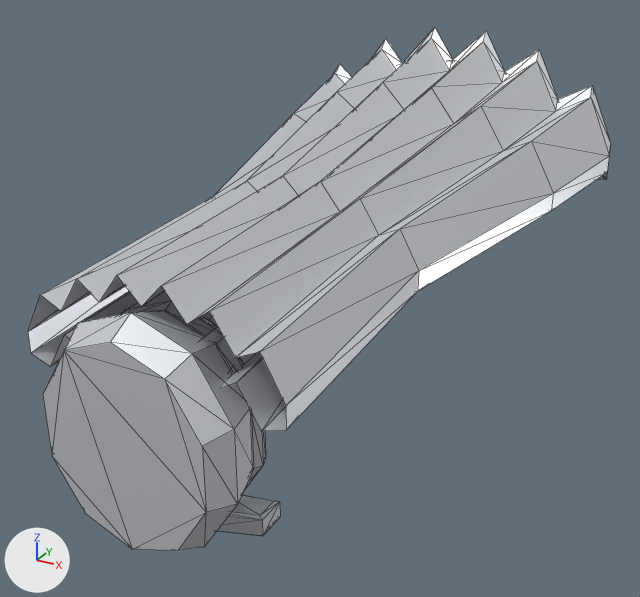
The glTF model client/public/models/armour/cape_cloak.glb, before and after one commit.
Before and after are seen from a 50 mm camera at (1.015, -3.218, 0.97) aimed at (-0.005, -1.363, 0.043). The lights are fixed; the arrows at lower left show +X, +Y and +Z. The first picture is the older version. Mesh edges are drawn as thin lines. Vertices at exactly the same position are counted once.

Before the edit, the objects in view are built like this:
```python
me_cape0_001 = bpy.data.meshes.new('Cape0.001')
me_cape0_001.from_pydata(...)  # 52 vertices, 52 faces; spans x -0.31..0.31, y -2.06..-1.463, z 0.103..0.39
me_cape0_001.materials.append(mat_lightsteel)
me_cape1_001 = bpy.data.meshes.new('Cape1.001')
me_cape1_001.from_pydata(...)  # 52 vertices, 52 faces; spans x -0.447..0.447, y -1.463..-0.863, z 0.148..0.514
me_cape1_001.materials.append(mat_lightsteel)
me_cape2_001 = bpy.data.meshes.new('Cape2.001')
me_cape2_001.from_pydata(...)  # 78 vertices, 128 faces; spans x -0.52..0.52, y -0.863..-0.453, z 0.184..0.623
me_cape2_001.materials.append(mat_lightsteel)
me_torso_001 = bpy.data.meshes.new('Torso.001')
me_torso_001.from_pydata(...)  # 105 vertices, 174 faces; spans x -0.219..0.219, y -2.15..-1.91, z -0.28..0.294
# faces by material slot: [56, 96, 22]
me_torso_001.materials.append(mat_lightsteel)
me_torso_001.materials.append(mat_steel)
me_torso_001.materials.append(mat_gold)
ob_cape0 = bpy.data.objects.new('Cape0', me_cape0_001)
ob_cape0.location = (0.0, 0.0, 0.0)
ob_cape1 = bpy.data.objects.new('Cape1', me_cape1_001)
ob_cape1.location = (0.0, 0.0, 0.0)
ob_cape2 = bpy.data.objects.new('Cape2', me_cape2_001)
ob_cape2.location = (0.0, 0.0, 0.0)
ob_torso = bpy.data.objects.new('Torso', me_torso_001)
ob_torso.location = (0.0, 0.0, 0.0)
```
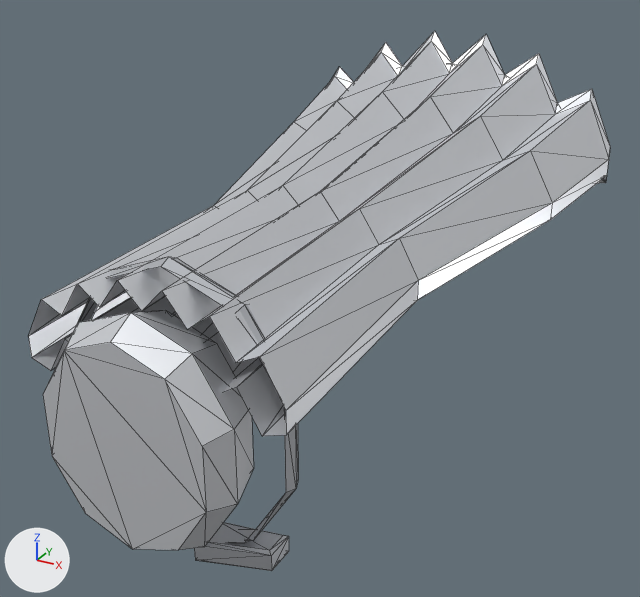
Pixel boxes [x1, y1, x2, y2] of what changed, in the pictures (640 x 597 px; the box of a moved part takes in the faces that stretch with it):
'Cape0', reshaped: before [28, 176, 419, 431]; after [28, 185, 418, 436]
'Torso', reshaped (8% wider, 26% taller): before [43, 301, 280, 550]; after [43, 257, 298, 571]
'Cape1', moved: before [213, 83, 553, 291]; after [214, 92, 552, 300]
'Cape2', reshaped: before [294, 28, 611, 211]; after [294, 31, 610, 220]
part 3 of me_cape2_001, moved or reshaped: before [294, 39, 609, 211]; after [294, 42, 609, 220]
part 4 of me_cape2_001, moved or reshaped: before [331, 28, 611, 180]; after [331, 31, 610, 183]
part 5 of me_torso_001, moved or reshaped: before [217, 495, 280, 536]; after [194, 522, 289, 571]
part 6 of me_torso_001, moved or reshaped: before [124, 301, 266, 490]; after [78, 257, 298, 543]

The change, as a list of edits to the scene's bpy script:
```text
Change me_cape0_001:
    used by ob_cape0; location = (0.0, 0.0, 0.0)
    remove me_cape0_001.from_pydata(...)  # 52 vertices, 52 faces; spans x -0.31..0.31, y -2.06..-1.463, z 0.103..0.39
    add me_cape0_001.from_pydata(...)  # 52 vertices, 52 faces; spans x -0.31..0.31, y -2.06..-1.463, z 0.093..0.367
    me_cape0_001 part 1: the whole mesh is multiplied about its middle by the matrix ((1.0, 0.0, 0.0), (0.0, 1.0, 0.0), (0.0, -0.022, 1.0)), then moved by (0.0, 0.0, -0.017)
Change me_cape1_001:
    used by ob_cape1; location = (0.0, 0.0, 0.0)
    remove me_cape1_001.from_pydata(...)  # 52 vertices, 52 faces; spans x -0.447..0.447, y -1.463..-0.863, z 0.148..0.514
    add me_cape1_001.from_pydata(...)  # 52 vertices, 52 faces; spans x -0.447..0.447, y -1.463..-0.863, z 0.125..0.487
    me_cape1_001 part 2: the whole mesh is turned -0.3 degrees about the x axis through its middle, then moved by (0.0, 0.0, -0.025)
Change me_cape2_001:
    used by ob_cape2; location = (0.0, 0.0, 0.0)
    remove me_cape2_001.from_pydata(...)  # 78 vertices, 128 faces; spans x -0.52..0.52, y -0.863..-0.453, z 0.184..0.623
    add me_cape2_001.from_pydata(...)  # 78 vertices, 128 faces; spans x -0.52..0.52, y -0.863..-0.453, z 0.157..0.613
    me_cape2_001 part 3: all 26 vertices in x -0.447..0.447, y -0.863, z 0.184..0.514 are moved by (0.0, 0.0, -0.027)
    me_cape2_001 part 4: all 52 vertices in x -0.52..0.52, y -0.53..-0.453, z 0.187..0.623 are moved by (0.0, 0.0, -0.01)
Change me_torso_001:
    used by ob_torso; location = (0.0, 0.0, 0.0)
    remove me_torso_001.from_pydata(...)  # 105 vertices, 174 faces; spans x -0.219..0.219, y -2.15..-1.91, z -0.28..0.294
    add me_torso_001.from_pydata(...)  # 105 vertices, 174 faces; spans x -0.276..0.276, y -2.15..-1.91, z -0.303..0.363
    me_torso_001 part 5: the loose piece of 16 vertices spanning x 0.06..0.2, y -2.03..-1.91, z -0.216..-0.164 is scaled about its middle by (1.15, 1, 1), then moved by (0.01, 0.0, -0.082)
    me_torso_001 part 6: 30 of 105 vertices moved; they spanned x -0.2..0.2, y -1.995..-1.945, z -0.212..0.271 and now span x -0.276..0.276, y -1.995..-1.945, z -0.303..0.363; mean shift (0.0, 0.0, 0.0); largest move (0.0, -1.945, 0.26) -> (0.0, -1.945, 0.352)
    other edits to the shape of me_torso_001 do not show in these pictures
```
